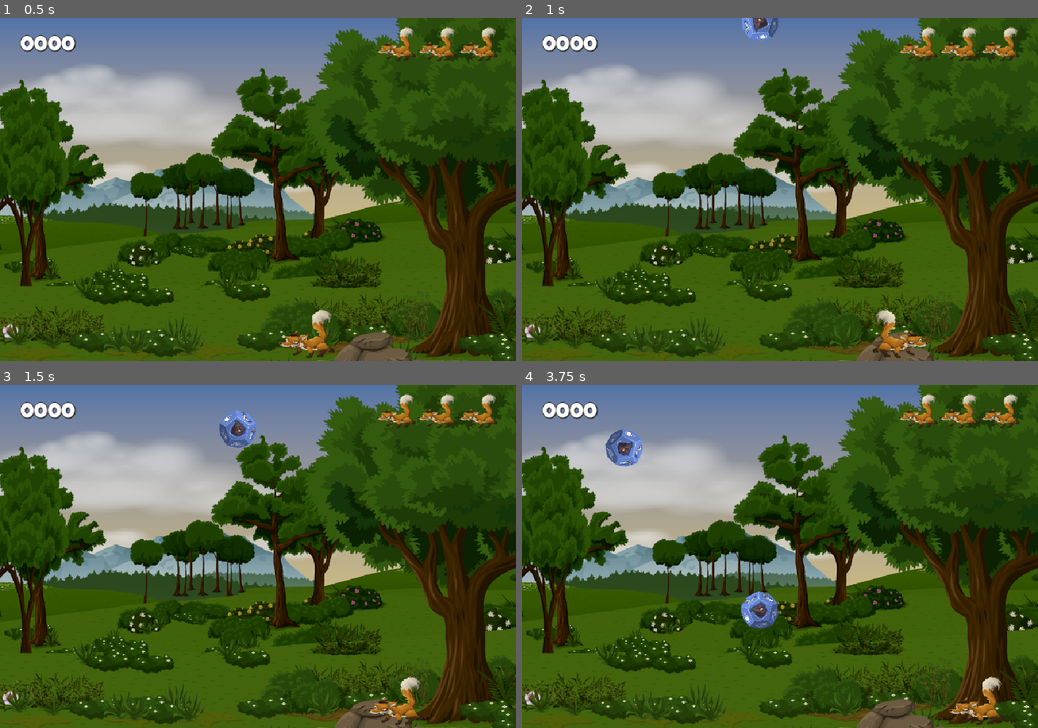
Above: before the commit, frames 1-4 (two rows, left to right).
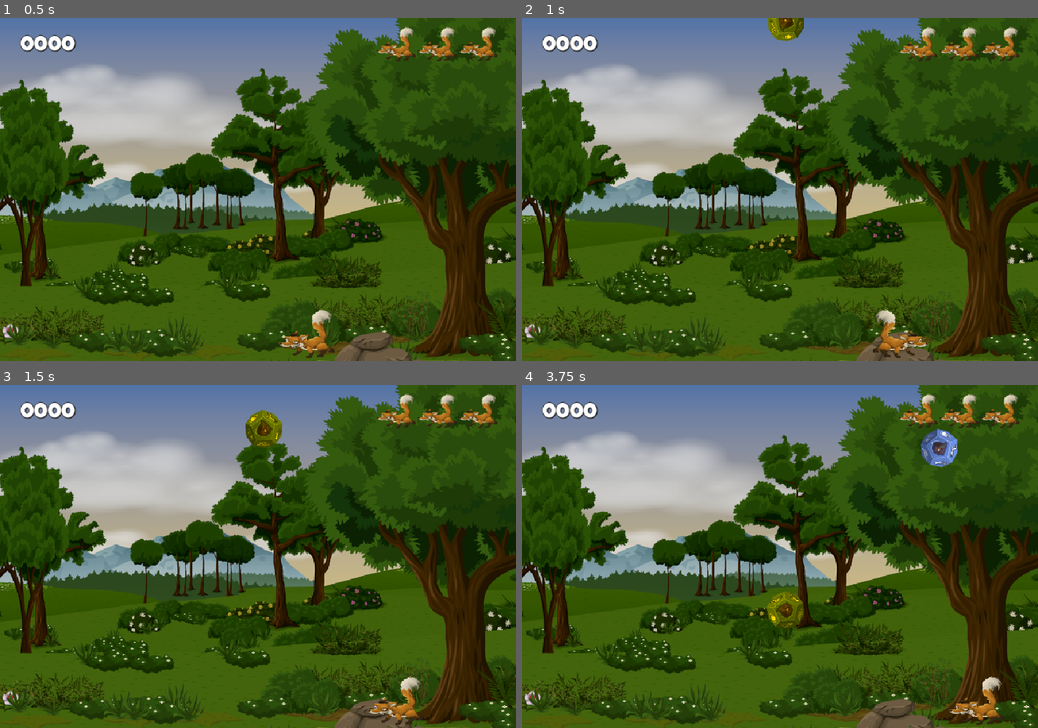
Above: after the commit, the same moments.

Repository: Newton-Duarte/godot-dice-catcher
Game: Godot game, scene res://scenes/game.tscn
Two runs of this game, one before a commit and one after it. Both use one fixed random seed, a clock stepped at 60 frames per second and the inputs below.
Inputs:
- Up to frame 1 (0.5 s): no input
- Up to frame 2 (1 s): tap Enter at 0.5 s; hold Right (ui_right) from 0.53 s (still down)
- Up to frame 3 (1.5 s): release Right (ui_right) at 1.28 s; hold Left (ui_left) from 1.28 s (still down)
- Up to frame 4 (3.75 s): release Left (ui_left) at 2.03 s; hold Right (ui_right) 2.03-3.53 s; hold Left (ui_left) from 3.53 s (still down)

Frame 1 is identical in both runs. In frame 2, 0.7% of the frame differs, in the area x 42-55%, y 0-7%; in frame 3, 1.1%; in frame 4, 2.3%, in the area x 16-85%, y 12-72%.

Commit message:
feat: add golden dice

Diff:
--- /dev/null
+++ b/scenes/golden_dice.tscn
@@ -0,0 +1,7 @@
+[gd_scene format=3 uid="uid://c1nj50xxc2vcg"]
+
+[ext_resource type="PackedScene" uid="uid://b402sficj377r" path="res://scenes/dice.tscn" id="1_5ytxj"]
+
+[node name="Dice" unique_id=2017388529 instance=ExtResource("1_5ytxj")]
+modulate = Color(1, 0.84313726, 0, 1)
+points = 5
--- a/scripts/dice.gd
+++ b/scripts/dice.gd
@@ -5,6 +5,8 @@
 signal off_screen
 
 @onready var sprite_2d: Sprite2D = $Sprite2D
+
+@export var points: int = 1
 
 const SPEED: float = 150.0
 const ROTATION_SPEED: float = 5.0
--- a/scripts/fox.gd
+++ b/scripts/fox.gd
@@ -2,7 +2,7 @@
 
 extends Area2D
 
-signal point_scored
+signal point_scored(points: int)
 
 const EDGE_SPRITE_MARGIN = 55.0
 
@@ -26,5 +26,5 @@
 func _on_area_entered(area: Area2D) -> void:
 	if area is Dice:
 		sounds.play()
-		point_scored.emit()
+		point_scored.emit(area.points)
 		area.queue_free()
--- a/scripts/game.gd
+++ b/scripts/game.gd
@@ -1,6 +1,7 @@
 extends Node2D
 
 const DICE = preload("res://scenes/dice.tscn")
+const GOLDEN_DICE = preload("res://scenes/golden_dice.tscn")
 const GAME_OVER = preload("uid://eii2vgkwahql")
 
 @onready var spawn_timer: Timer = $SpawnTimer
@@ -18,6 +19,7 @@
 const BONUS_LIVE_POINTS_NEEDED: int = 10
 const MAX_DICE_SPEED_MULTIPLIER: float = 2.0
 const MIN_SPAWN_TIMER: float = 1.0
+const GOLDEN_DICE_CHANCE: int = 10
 
 var _points: int = 0
 var _lives: int = 3
@@ -38,7 +40,8 @@
 	spawn_dice()
 
 func spawn_dice() -> void:
-	var new_dice: Dice = DICE.instantiate()
+	var rare_dice_number: int = randi() % 100 + 1 <= GOLDEN_DICE_CHANCE
+	var new_dice: Dice = GOLDEN_DICE.instantiate() if rare_dice_number else DICE.instantiate()
 	var viewport_rect = get_viewport_rect()
 	var new_position_x = randf_range(
 		viewport_rect.position.x + MARGIN,
@@ -86,11 +89,11 @@
 	else:
 		negative_sound.play()
 
-func _on_fox_point_scored() -> void:
-	_points += 1
-	_next_live_bonus_points += 1
+func _on_fox_point_scored(points: int) -> void:
+	_points += points
+	_next_live_bonus_points += points
 	update_score_label()
-	show_feedback_label("+%s" % 1)
+	show_feedback_label("+%s" % points)
 	if _next_live_bonus_points >= BONUS_LIVE_POINTS_NEEDED:
 		_next_live_bonus_points -= BONUS_LIVE_POINTS_NEEDED
 		_lives = min(_lives + 1, MAX_LIVES)
